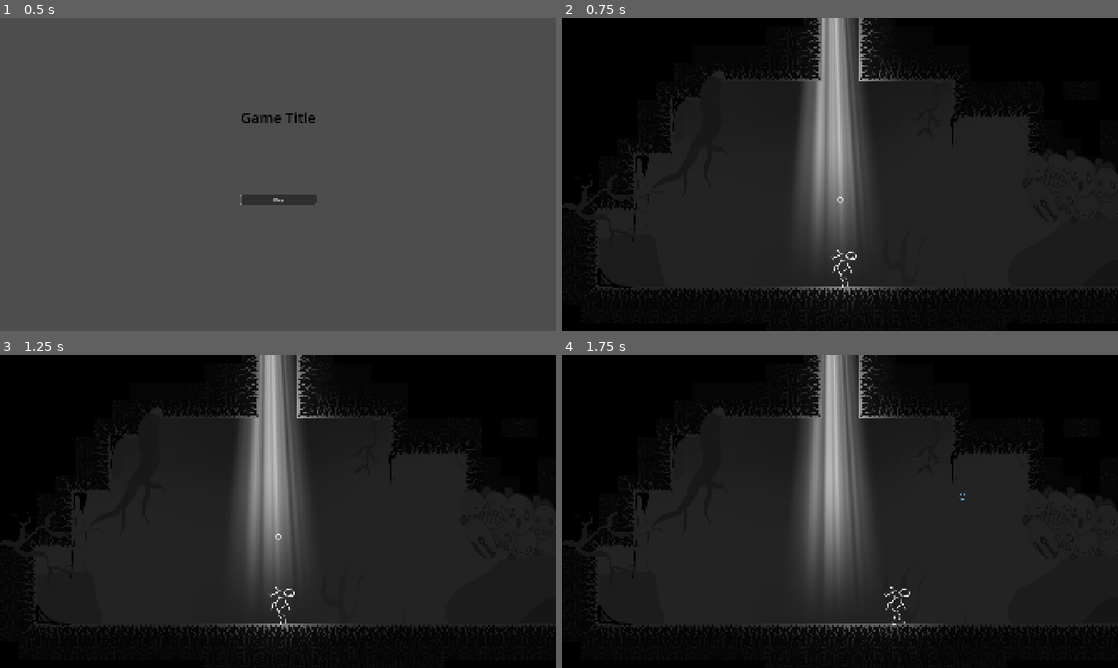
Above: before the commit, frames 1-4 (two rows, left to right).
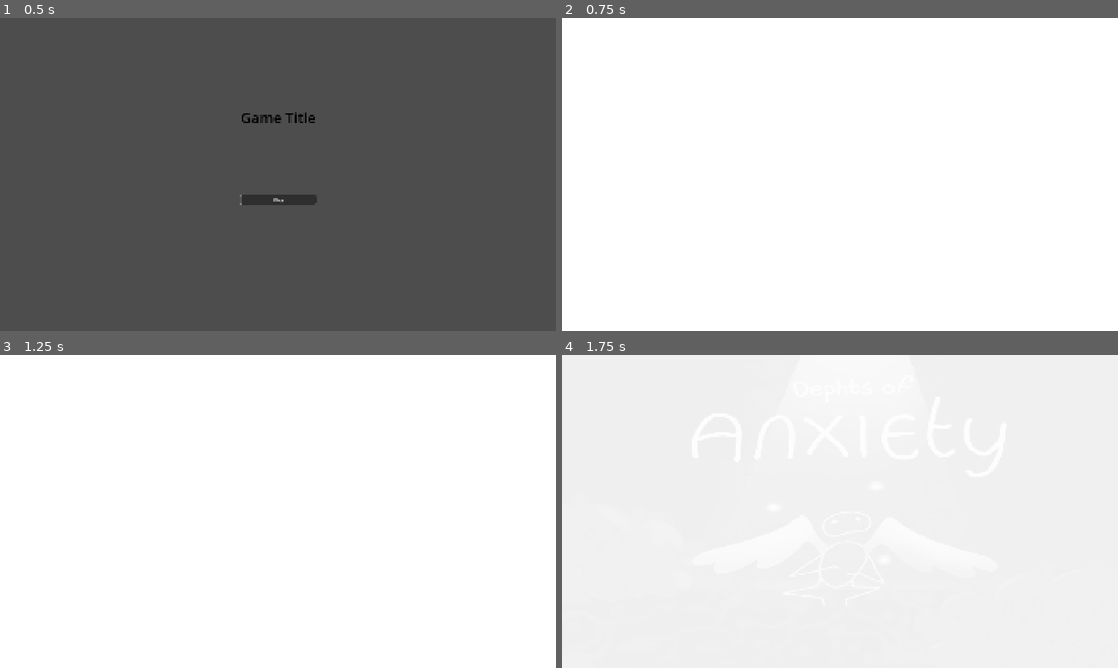
Above: after the commit, the same moments.

Repository: arceryz/LD57
Game: Godot game, scene res://scenes/main_menu/main_menu.tscn
Same seed, same stepped clock (60 frames per second), same inputs: the game is played once before the commit and once after it.
Inputs (mouse positions are in pixels of both pictures, inside the frame that each line leads up to):
- Up to frame 1 (0.5 s): no input
- Up to frame 2 (0.75 s): click "Play" at 0.5 s
- Up to frame 3 (1.25 s): no input
- Up to frame 4 (1.75 s): tap Enter (ui_accept) at 1.25 s; move the mouse to (962, 495) at 1.27 s; hold D (move_right) from 1.28 s (still down); right-click (962, 495) at 1.35 s; click (962, 495) at 1.52 s

Frame 1 is identical in both runs. In frame 2, 100% of the frame differs, in the area x 0-100%, y 0-100%; in frame 3, 100%; in frame 4, 100%.

Commit message:
Add intro overlay

Diff:
--- a/prefabs/player/player.gd
+++ b/prefabs/player/player.gd
@@ -41,10 +41,16 @@
 	for i in range(start_orbs):
 		OrbHolder.generate_orb.call_deferred()
 
+	Sprite.animation = "walk"
+	Sprite.speed_scale = 0
+
 func _on_hit_body_entered(_body: Node2D):
 	kill()
 
 func _physics_process(delta: float) -> void:
+	if not Global.intro_finished:
+		return
+
 	queue_redraw()
 	Sprite.flip_h = velocity.x < 0
 
@@ -77,6 +83,7 @@
 			if Input.is_action_just_pressed("place_platform") and OrbHolder.use_orb():
 				place_platform()
 			process_walk_movement(delta)
+			Sprite.speed_scale = 0.0
 			pass
 
 func process_walk_movement(_delta: float):
--- /dev/null
+++ b/scenes/intro_overlay/intro_overlay.gd
@@ -0,0 +1,11 @@
+extends Control
+
+@export var disable := false
+
+func _ready() -> void:
+	if disable:
+		queue_free()
+
+func allow_movement():
+	Global.intro_finished = true
+	pass
--- /dev/null
+++ b/scenes/intro_overlay/intro_overlay.tscn
@@ -0,0 +1,199 @@
+[gd_scene load_steps=9 format=3 uid="uid://1gmv5iuld41k"]
+
+[ext_resource type="Script" uid="uid://3piqp6ww2flv" path="res://scenes/intro_overlay/intro_overlay.gd" id="1_smquj"]
+[ext_resource type="Texture2D" uid="uid://cui5u3yx64a6t" path="res://assets/art/thumbnail_pic.png" id="2_ixt64"]
+[ext_resource type="Texture2D" uid="uid://dyk6iq5ie3hwl" path="res://assets/art/title_image.jpg" id="3_ucaug"]
+[ext_resource type="Texture2D" uid="uid://bk35ukilt54tf" path="res://assets/art/limbo.webp" id="4_ucaug"]
+[ext_resource type="AudioStream" uid="uid://bk6ehgu6aq7wp" path="res://assets/audio-max/music/Depths_Opening.ogg" id="5_kejeu"]
+
+[sub_resource type="Animation" id="Animation_il6kt"]
+length = 0.001
+tracks/0/type = "value"
+tracks/0/imported = false
+tracks/0/enabled = true
+tracks/0/path = NodePath("ColorRect/Frame2:modulate")
+tracks/0/interp = 1
+tracks/0/loop_wrap = true
+tracks/0/keys = {
+"times": PackedFloat32Array(0),
+"transitions": PackedFloat32Array(1),
+"update": 0,
+"values": [Color(1, 1, 1, 1)]
+}
+tracks/1/type = "value"
+tracks/1/imported = false
+tracks/1/enabled = true
+tracks/1/path = NodePath("ColorRect/Frame3:modulate")
+tracks/1/interp = 1
+tracks/1/loop_wrap = true
+tracks/1/keys = {
+"times": PackedFloat32Array(0),
+"transitions": PackedFloat32Array(1),
+"update": 0,
+"values": [Color(1, 1, 1, 1)]
+}
+tracks/2/type = "value"
+tracks/2/imported = false
+tracks/2/enabled = true
+tracks/2/path = NodePath("ColorRect/Frame1:modulate")
+tracks/2/interp = 1
+tracks/2/loop_wrap = true
+tracks/2/keys = {
+"times": PackedFloat32Array(0),
+"transitions": PackedFloat32Array(1),
+"update": 0,
+"values": [Color(0, 0, 0, 1)]
+}
+tracks/3/type = "value"
+tracks/3/imported = false
+tracks/3/enabled = true
+tracks/3/path = NodePath("ColorRect:modulate")
+tracks/3/interp = 1
+tracks/3/loop_wrap = true
+tracks/3/keys = {
+"times": PackedFloat32Array(0),
+"transitions": PackedFloat32Array(1),
+"update": 0,
+"values": [Color(1, 1, 1, 1)]
+}
+
+[sub_resource type="Animation" id="Animation_ixt64"]
+resource_name = "animation"
+length = 14.0
+tracks/0/type = "value"
+tracks/0/imported = false
+tracks/0/enabled = true
+tracks/0/path = NodePath("ColorRect/Frame1:modulate")
+tracks/0/interp = 1
+tracks/0/loop_wrap = true
+tracks/0/keys = {
+"times": PackedFloat32Array(1.03333, 3.06667, 6.03333, 6.6),
+"transitions": PackedFloat32Array(1, 1, 1, 1),
+"update": 0,
+"values": [Color(1, 1, 1, 0), Color(1, 1, 1, 1), Color(1, 1, 1, 1), Color(1, 1, 1, 0)]
+}
+tracks/1/type = "value"
+tracks/1/imported = false
+tracks/1/enabled = true
+tracks/1/path = NodePath("ColorRect/Frame2:modulate")
+tracks/1/interp = 1
+tracks/1/loop_wrap = true
+tracks/1/keys = {
+"times": PackedFloat32Array(4, 6, 9.1, 9.66667),
+"transitions": PackedFloat32Array(1, 1, 1, 1),
+"update": 0,
+"values": [Color(1, 1, 1, 0), Color(1, 1, 1, 1), Color(1, 1, 1, 1), Color(1, 1, 1, 0)]
+}
+tracks/2/type = "value"
+tracks/2/imported = false
+tracks/2/enabled = true
+tracks/2/path = NodePath("ColorRect/Frame3:modulate")
+tracks/2/interp = 1
+tracks/2/loop_wrap = true
+tracks/2/keys = {
+"times": PackedFloat32Array(7.06667, 9.10004, 10.5667, 11.5667),
+"transitions": PackedFloat32Array(1, 1, 1, 1),
+"update": 0,
+"values": [Color(1, 1, 1, 0), Color(1, 1, 1, 1), Color(1, 1, 1, 1), Color(1, 1, 1, 0)]
+}
+tracks/3/type = "value"
+tracks/3/imported = false
+tracks/3/enabled = true
+tracks/3/path = NodePath("ColorRect:modulate")
+tracks/3/interp = 1
+tracks/3/loop_wrap = true
+tracks/3/keys = {
+"times": PackedFloat32Array(12.3333, 13.2333),
+"transitions": PackedFloat32Array(1, 1),
+"update": 0,
+"values": [Color(1, 1, 1, 1), Color(1, 1, 1, 0)]
+}
+tracks/4/type = "audio"
+tracks/4/imported = false
+tracks/4/enabled = true
+tracks/4/path = NodePath("Opening")
+tracks/4/interp = 1
+tracks/4/loop_wrap = true
+tracks/4/keys = {
+"clips": [{
+"end_offset": 0.0,
+"start_offset": 0.0,
+"stream": ExtResource("5_kejeu")
+}],
+"times": PackedFloat32Array(0.9)
+}
+tracks/4/use_blend = true
+tracks/5/type = "method"
+tracks/5/imported = false
+tracks/5/enabled = true
+tracks/5/path = NodePath(".")
+tracks/5/interp = 1
+tracks/5/loop_wrap = true
+tracks/5/keys = {
+"times": PackedFloat32Array(12.4),
+"transitions": PackedFloat32Array(1),
+"values": [{
+"args": [],
+"method": &"allow_movement"
+}]
+}
+
+[sub_resource type="AnimationLibrary" id="AnimationLibrary_il6kt"]
+_data = {
+&"RESET": SubResource("Animation_il6kt"),
+&"animation": SubResource("Animation_ixt64")
+}
+
+[node name="IntroOverlay" type="Control"]
+layout_mode = 3
+anchors_preset = 15
+anchor_right = 1.0
+anchor_bottom = 1.0
+grow_horizontal = 2
+grow_vertical = 2
+script = ExtResource("1_smquj")
+
+[node name="ColorRect" type="ColorRect" parent="."]
+layout_mode = 1
+anchors_preset = 15
+anchor_right = 1.0
+anchor_bottom = 1.0
+grow_horizontal = 2
+grow_vertical = 2
+
+[node name="Frame1" type="TextureRect" parent="ColorRect"]
+modulate = Color(0, 0, 0, 1)
+layout_mode = 1
+anchors_preset = 15
+anchor_right = 1.0
+anchor_bottom = 1.0
+grow_horizontal = 2
+grow_vertical = 2
+texture = ExtResource("2_ixt64")
+
+[node name="Frame2" type="TextureRect" parent="ColorRect"]
+layout_mode = 1
+anchors_preset = 15
+anchor_right = 1.0
+anchor_bottom = 1.0
+grow_horizontal = 2
+grow_vertical = 2
+texture = ExtResource("3_ucaug")
+
+[node name="Frame3" type="TextureRect" parent="ColorRect"]
+layout_mode = 1
+anchors_preset = 15
+anchor_right = 1.0
+anchor_bottom = 1.0
+grow_horizontal = 2
+grow_vertical = 2
+texture = ExtResource("4_ucaug")
+
+[node name="Anim" type="AnimationPlayer" parent="."]
+libraries = {
+&"": SubResource("AnimationLibrary_il6kt")
+}
+autoplay = "animation"
+
+[node name="Opening" type="AudioStreamPlayer" parent="."]
+bus = &"Music"
--- a/scenes/levels/level_1.tscn
+++ b/scenes/levels/level_1.tscn
@@ -23,12 +23,12 @@
 [ext_resource type="Texture2D" uid="uid://baw5w50yfhv6j" path="res://assets/art/DrippyBlackness/drip3_anx.png" id="16_v6ha0"]
 [ext_resource type="Texture2D" uid="uid://cd2hu21dmsdkr" path="res://assets/art/DrippyBlackness/drip4_anx.png" id="17_gmpev"]
 [ext_resource type="Texture2D" uid="uid://dluf2pesqlfmv" path="res://assets/art/face_platform.png" id="18_mkypq"]
-[ext_resource type="AudioStream" uid="uid://bk6ehgu6aq7wp" path="res://assets/audio-max/music/Depths_Opening.ogg" id="18_np2pn"]
 [ext_resource type="Texture2D" uid="uid://diteonci1rioj" path="res://assets/art/DrippyBlackness/drip5_anx.png" id="19_mkypq"]
 [ext_resource type="AudioStream" uid="uid://dvob87eixckvj" path="res://assets/Audio/SFX/Ambience/LD57_Gen_Amb.ogg" id="19_v6ha0"]
 [ext_resource type="AudioStream" uid="uid://bm8025drb20ag" path="res://assets/Audio/SFX/Ambience/Randoms/LD57_Gen_Amb_Randoms-007.ogg" id="20_gmpev"]
 [ext_resource type="Texture2D" uid="uid://biecv125pysw1" path="res://assets/art/DrippyBlackness/drip6_anx.png" id="20_ndtll"]
 [ext_resource type="Texture2D" uid="uid://pyweo2oaj7rv" path="res://assets/art/DrippyBlackness/drip 1.png" id="21_7h2jl"]
+[ext_resource type="PackedScene" uid="uid://1gmv5iuld41k" path="res://scenes/intro_overlay/intro_overlay.tscn" id="29_0qwwm"]
 
 [sub_resource type="RectangleShape2D" id="RectangleShape2D_qwpqx"]
 size = Vector2(1920, 1080)
@@ -172,6 +172,12 @@
 radius = 320.0
 
 [node name="LevelCameraRailTest" type="Node2D"]
+
+[node name="CanvasLayer" type="CanvasLayer" parent="."]
+layer = 3
+
+[node name="IntroOverlay" parent="CanvasLayer" instance=ExtResource("29_0qwwm")]
+z_index = 1
 
 [node name="Darkening" type="CanvasModulate" parent="."]
 color = Color(0.800491, 0.800491, 0.800491, 1)
@@ -441,7 +447,6 @@
 position = Vector2(-1915, 840)
 flap_winddown = 0.4
 flap_duration = 0.0
-start_orbs = 0
 
 [node name="BossStartArea" type="Area2D" parent="Entities"]
 position = Vector2(-2624, -3456)
@@ -669,7 +674,6 @@
 z_index = 1
 position = Vector2(626, 394)
 rotation = -1.60047
-scale = Vector2(1, 1)
 texture = ExtResource("17_gmpev")
 flip_v = true
 
@@ -766,7 +770,6 @@
 [node name="Drip5Anx9" type="Sprite2D" parent="FaceMasks"]
 position = Vector2(5115, 2004)
 rotation = 0.0610865
-scale = Vector2(1, 1)
 texture = ExtResource("19_mkypq")
 flip_h = true
 
@@ -1011,7 +1014,6 @@
 z_index = 1
 position = Vector2(3542, 579)
 rotation = 0.0610865
-scale = Vector2(1, 1)
 texture = ExtResource("21_7h2jl")
 flip_h = true
 
@@ -1097,11 +1099,6 @@
 
 [node name="Music" type="Node" parent="."]
 
-[node name="Opening" type="AudioStreamPlayer" parent="Music"]
-stream = ExtResource("18_np2pn")
-autoplay = true
-bus = &"Music"
-
 [node name="Audio" type="Node" parent="."]
 
 [node name="Gen_AmbienceHOW TO LOOP" type="AudioStreamPlayer" parent="Audio"]
--- a/scripts/global.gd
+++ b/scripts/global.gd
@@ -1,6 +1,7 @@
 extends Node
 
 var active_checkpoint: CheckpointC
+var intro_finished := false
 
 func _ready() -> void:
 	randomize()
Binary file added: assets/art/thumbnail_pic.png
Not shown, added: assets/art/thumbnail_pic.png.import
Not shown, added: scenes/intro_overlay/intro_overlay.gd.uid
